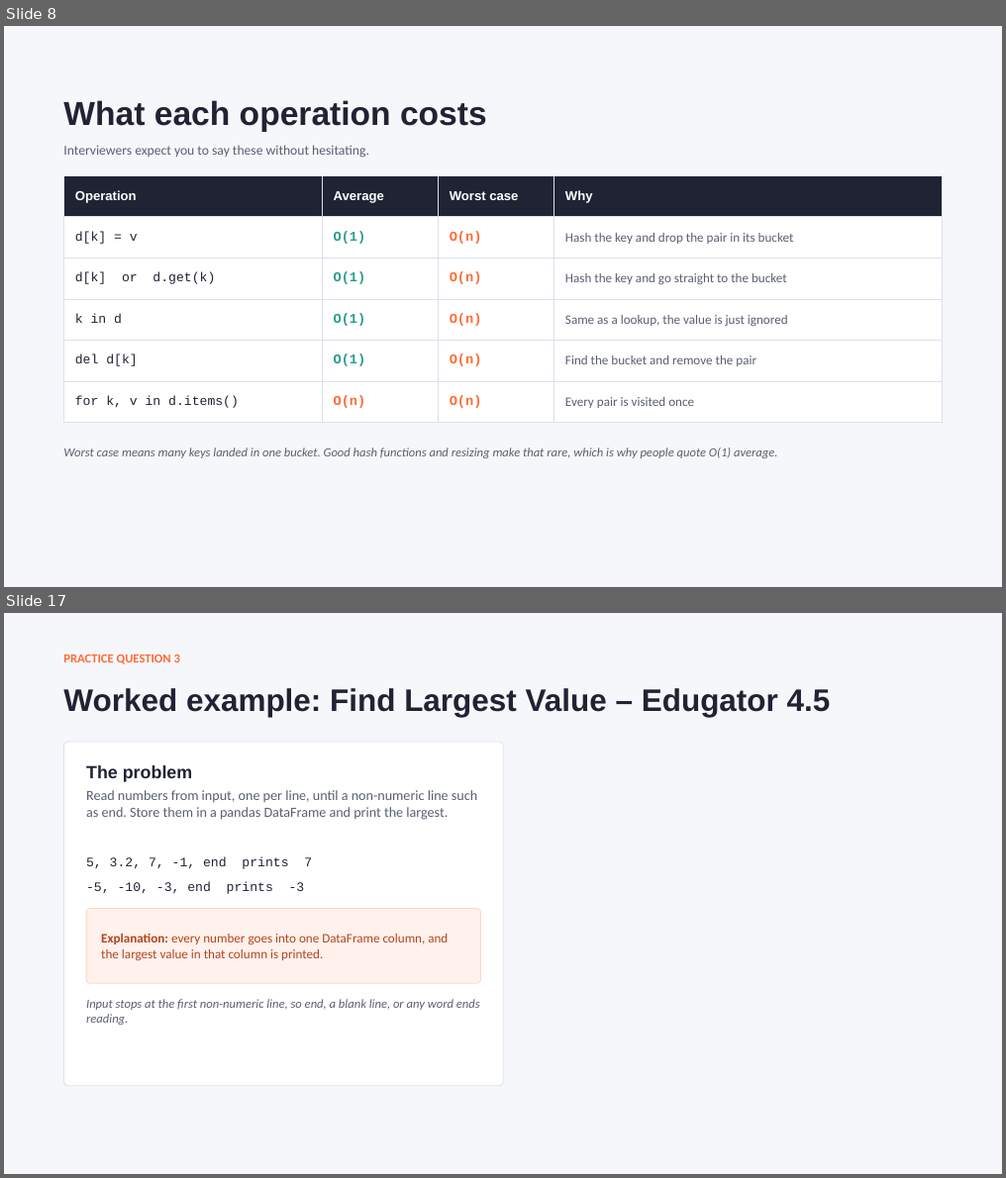
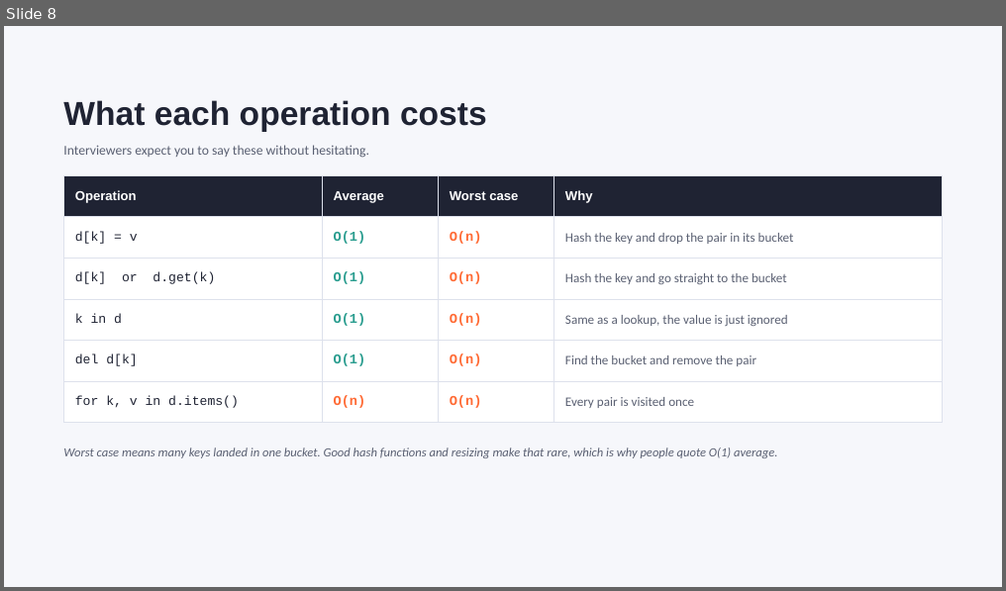
Before and after one commit to kapooramanpreet/TechnicalInterview101, a slide deck: assets/slides/Technical_Interview_101_Hash Tables.pptx. Shown one above the other, each under a label of ours: slides 8 and 17 before the commit, slide 8 after it; the slides between them are not shown. The pictures are 1006x1178 and 1006x591 pixels, drawn with LibreOffice and Linux fonts; fonts in the diff are those of the drawing. Boxes give left, top, right and bottom in pixels: in the first picture for what was removed or moved away, otherwise in the second. Text is boxed around its words. In the diff, an @@ line names an element or a change of style, - is before the commit and + after.

```diff
--- a/assets/slides/Technical_Interview_101_Hash Tables.pptx
+++ b/assets/slides/Technical_Interview_101_Hash Tables.pptx
@@ slide 17 removed at <box>4,613,1002,1174</box>, background #F6F7FB @@
@@ text removed at <box>63,654,180,664</box> @@
-PRACTICE QUESTION 3
@@ title removed at <box>63,688,831,717</box> @@
-Worked example: Find Largest Value – Edugator 4.5
@@ rounded rectangle removed at <box>63,742,503,1086</box> @@
@@ text removed at <box>86,765,192,782</box> @@
-The problem
@@ text removed at <box>86,790,477,820</box> @@
-Read numbers from input, one per line, until a non-numeric line such as end. Store them in a pandas DataFrame and print the largest.
@@ text removed at <box>86,858,312,869</box> @@
-5, 3.2, 7, -1, end prints 7
@@ text removed at <box>86,881,305,894</box> @@
--5, -10, -3, end prints -3
@@ rounded rectangle removed at <box>86,909,481,983</box> @@
@@ text removed at <box>101,933,448,961</box> @@
-Explanation: every number goes into one DataFrame column, and the largest value in that column is printed.
@@ text removed at <box>86,999,480,1025</box> @@
-Input stops at the first non-numeric line, so end, a blank line, or any word ends reading.
```
Also in this commit, not shown: 11 slides changed, 6 slides added, 2 other slides removed.
